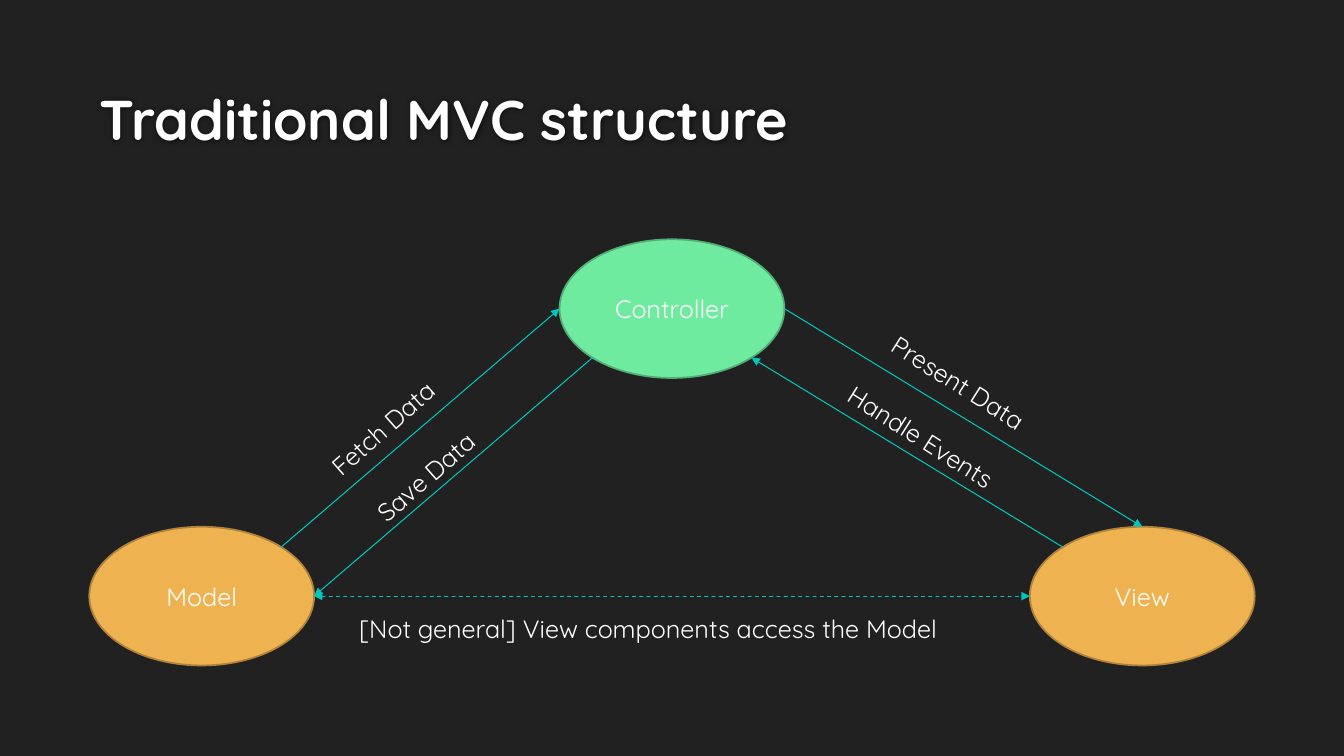
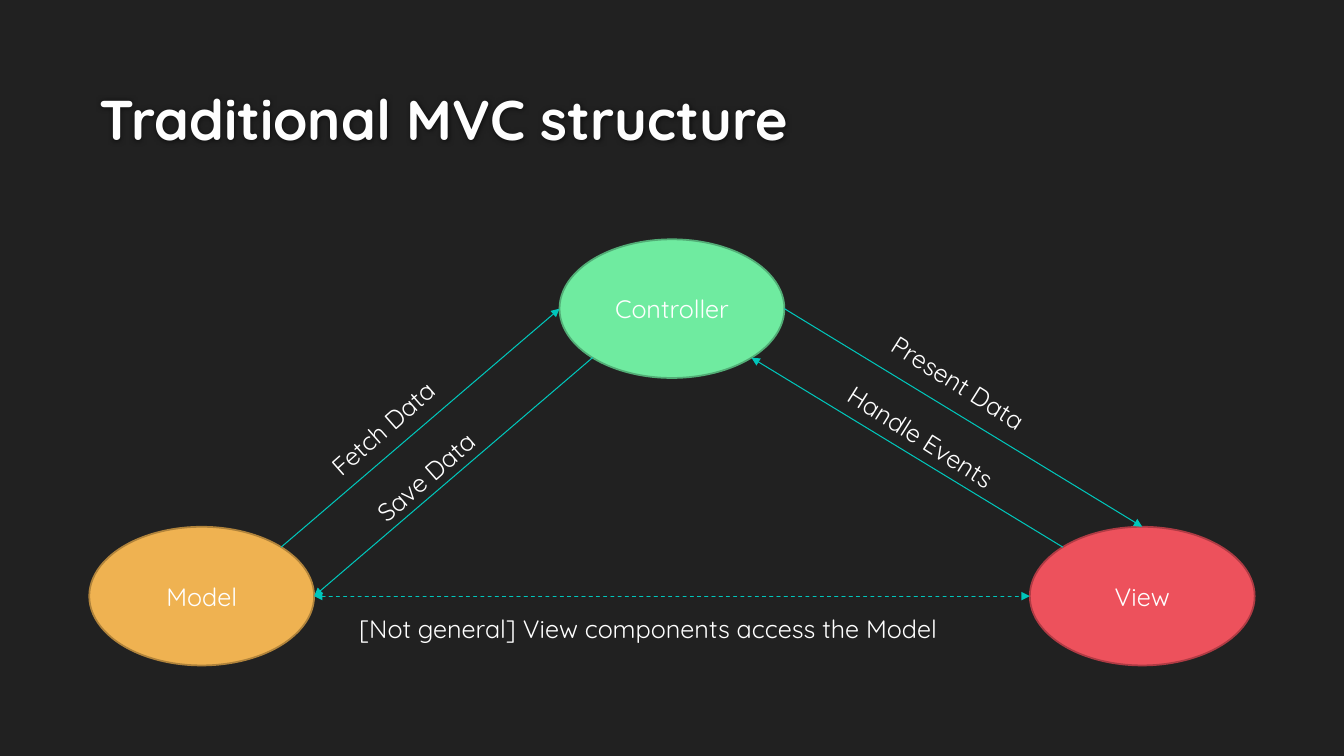
Before and after one commit to czf0613/android-tutorial, a slide deck: slide 5 of ppt/MVVM in Application programming.pptx. Drawn at 1344x756 pixels with LibreOffice and Linux fonts; fonts in the diff are those of the drawing; background and template pictures are left out. Boxes give left, top, right and bottom in pixels: in the first picture for what was removed or moved away, otherwise in the second. Text is boxed around its words. In the diff, an @@ line names an element or a change of style, - is before the commit and + after.

```diff
--- a/ppt/MVVM in Application programming.pptx
+++ b/ppt/MVVM in Application programming.pptx
@@ ellipse "View" at <box>1030,527,1255,666</box>: fill #EFB251 to #ED515C; outline #B1843C 1.25 pt to #AF3C44 1.25 pt @@
```
Also in this commit, not shown: 1 other slide changed, 5 slides added, 1 slide removed.
